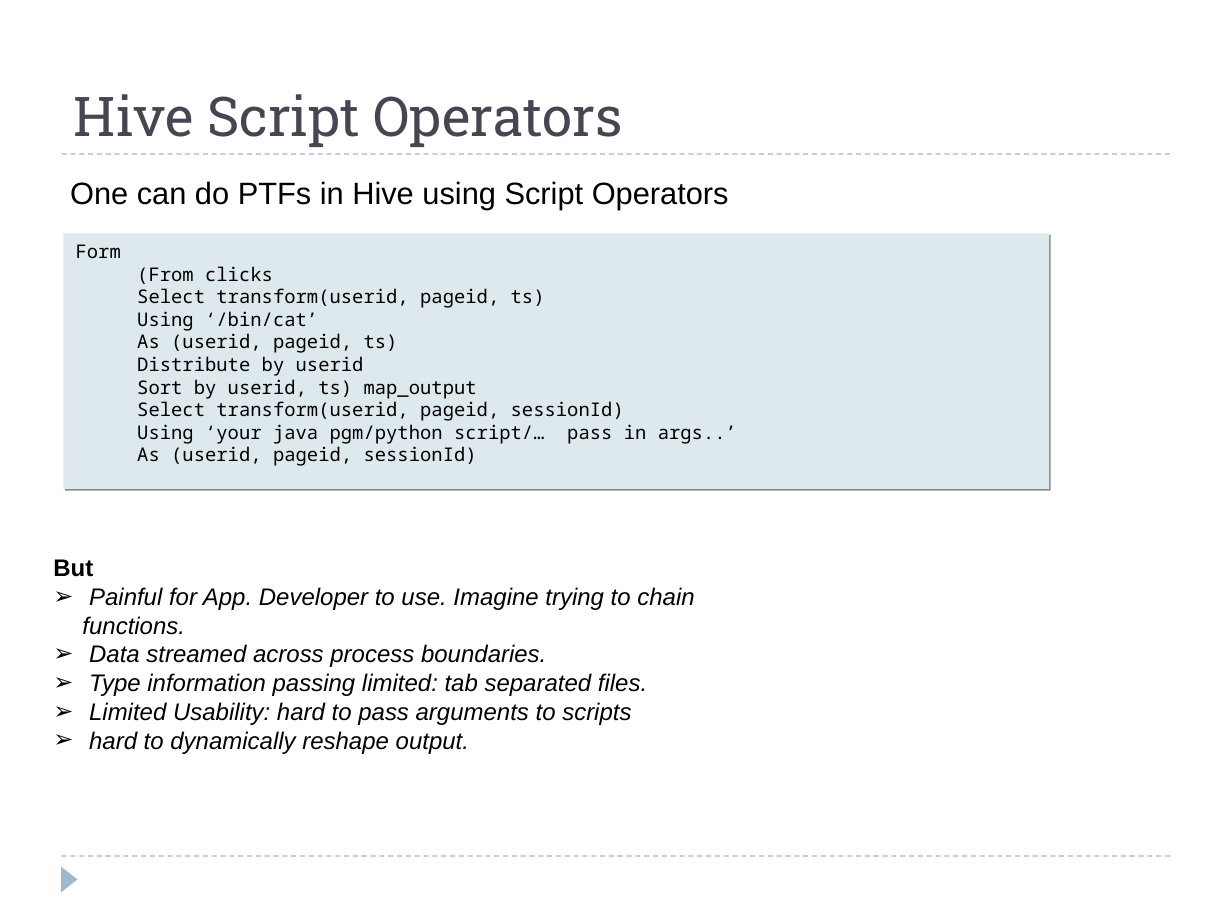
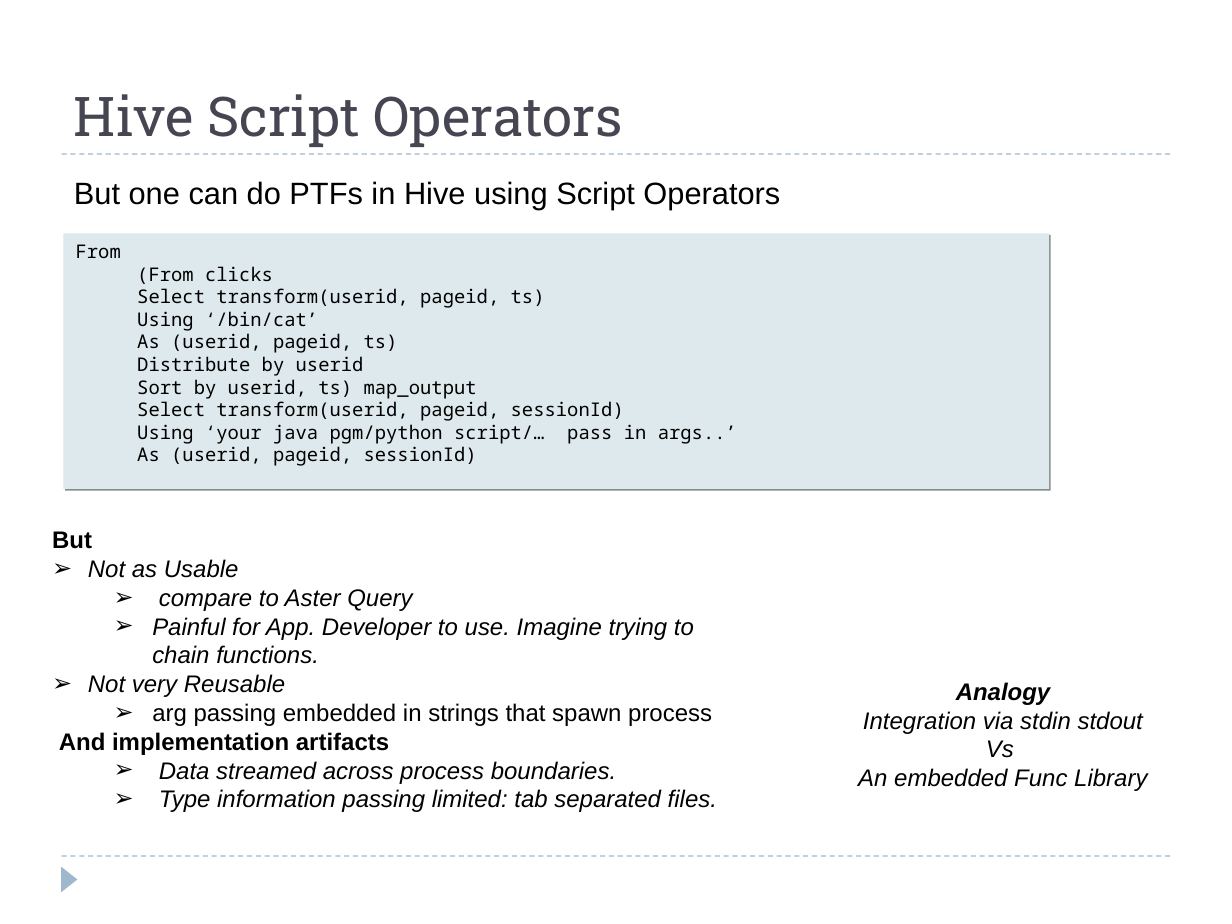
Before and after one commit to hbutani/SQLWindowing, a slide deck: slide 8 of docs/SQW.ppt. Drawn at 1232x924 pixels with LibreOffice and Linux fonts; fonts in the diff are those of the drawing. Boxes give left, top, right and bottom in pixels: in the first picture for what was removed or moved away, otherwise in the second. Text is boxed around its words. In the diff, an @@ line names an element or a change of style, - is before the commit and + after.

```diff
--- a/docs/SQW.ppt
+++ b/docs/SQW.ppt
@@ text at <box>74,181,780,210</box>: text changed @@
-One can do PTFs in Hive using Script Operators
+But one can do PTFs in Hive using Script Operators
@@ text in rectangle at <box>76,244,121,258</box>: text changed @@
-Form
+From
@@ text "But": place and size @@
-text "But" at <box>53,559,694,754</box>
+text "But" at <box>52,531,717,812</box>
@@ text at <box>88,559,412,611</box>: paragraphs added @@
+➢ Not as Usable
+  ➢ compare to Aster Query
@@ text at <box>152,617,717,812</box>: list level 1 to 2 in "Painful for App. Developer to ..."; list level 1 to 2 in "Data streamed across process boundaries."; list level 1 to 2 in "Type information passing limited: tab ..." @@
@@ text at <box>59,674,712,755</box>: paragraphs added @@
+➢ Not very Reusable
+  ➢ arg passing embedded in strings that spawn process
+And implementation artifacts
@@ text added at <box>858,682,1147,791</box>, 14 pt, text #000000, italic @@
+Analogy
+Integration via stdin stdout
+Vs
+An embedded Func Library
@@ text at <box>89,702,631,754</box>: paragraphs removed @@
-➢ Limited Usability: hard to pass arguments to scripts
-➢ hard to dynamically reshape output.
```
Also in this commit, not shown: 16 other slides changed, 5 slides added.
